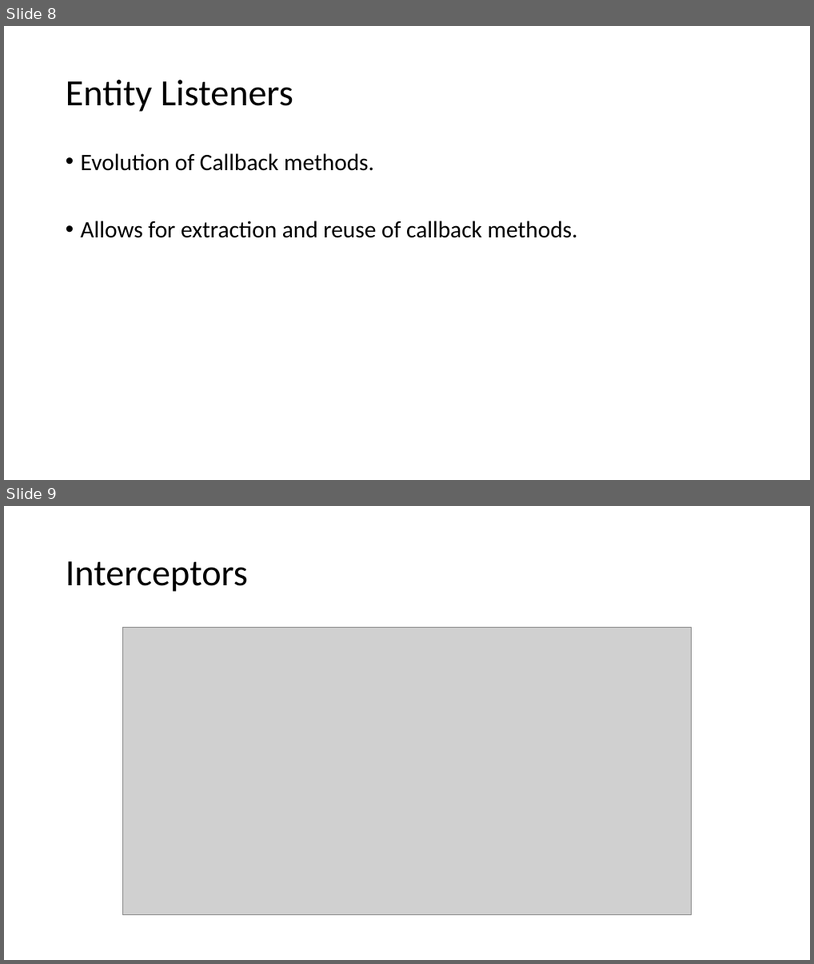
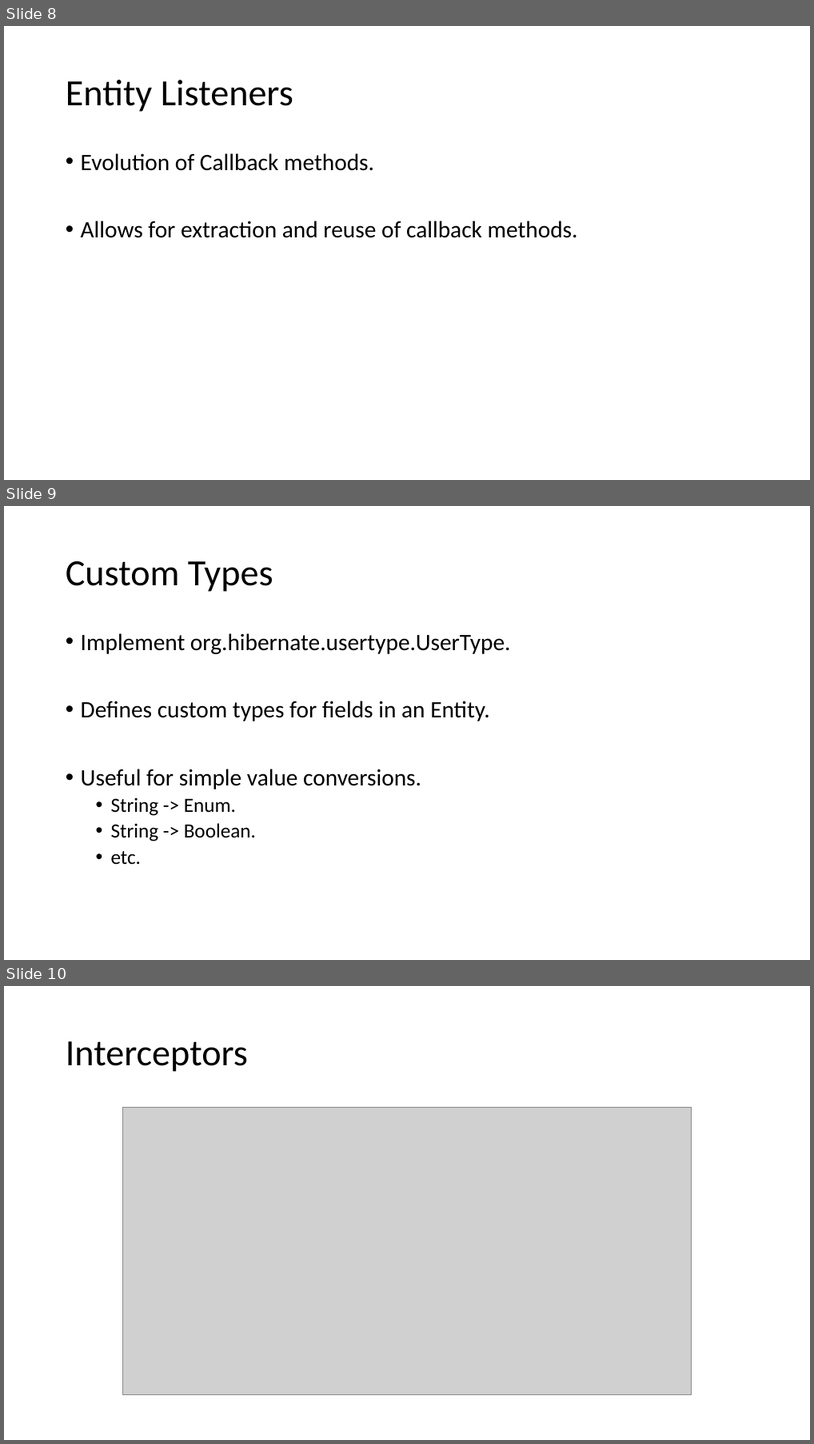
Before and after one commit to sfaria/hibernate_customization_demo, a slide deck: Customizing Hibernate with Annotations.pptx. Shown one above the other, each under a label of ours: slides 8 and 9 before the commit, slides 8, 9 and 10 after it. The pictures are 814x964 and 814x1444 pixels, drawn with LibreOffice and Linux fonts; fonts in the diff are those of the drawing; grey boxes stand for pictures. Boxes give left, top, right and bottom in pixels: in the first picture for what was removed or moved away, otherwise in the second. Text is boxed around its words. In the diff, an @@ line names an element or a change of style, - is before the commit and + after.

```diff
--- a/Customizing Hibernate with Annotations.pptx
+++ b/Customizing Hibernate with Annotations.pptx
@@ slide 9 added at (x1=4, y1=506, x2=810, y2=960), background #FFFFFF @@
@@ title added at (x1=66, y1=561, x2=274, y2=592), 44 pt, text #000000 @@
+Custom Types
@@ text added at (x1=81, y1=633, x2=511, y2=864), 28 pt, text #000000 @@
+• Implement org.hibernate.usertype.UserType.
+• Defines custom types for fields in an Entity.
+• Useful for simple value conversions.
+  • String -> Enum.
+  • String -> Boolean.
+  • etc.
@@ what was slide 9 is now slide 10 @@
```
Also in this commit, not shown: 1 slide changed.
